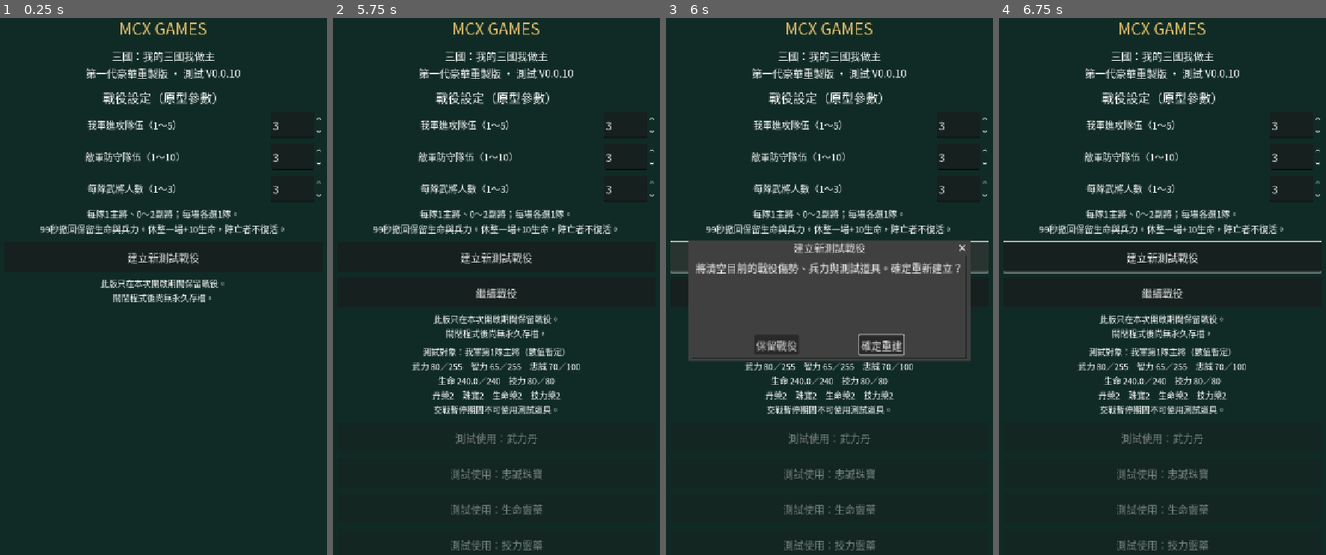
Above: before the commit, frames 1-4 (left to right).
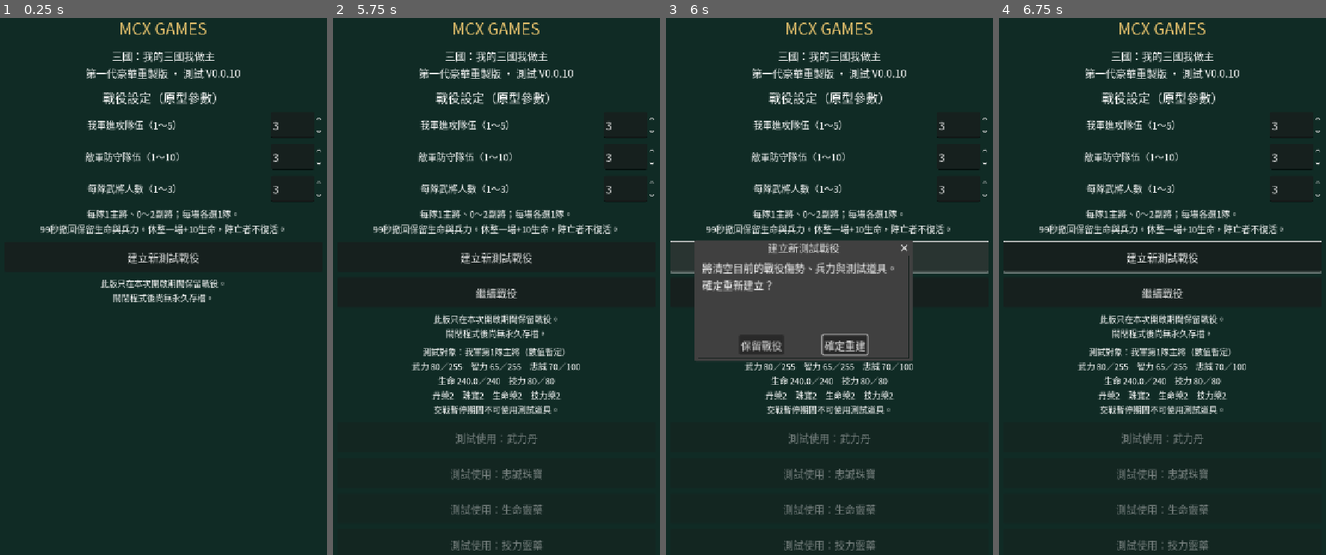
Above: after the commit, the same moments.

Repository: snowfire0918-ui/mcx-godot-test
Game: Godot game, scene res://scenes/main.tscn
Two runs of this game, one before a commit and one after it. Both use one fixed random seed, a clock stepped at 60 frames per second and the inputs below.
Inputs:
- Up to frame 1 (0.25 s): no input
- Up to frame 2 (5.75 s): click "建立新測試戰役" at 0.5 s; click "第1隊 · 1000兵 · 可出戰" at 1.25 s; click "第1隊 · 1000兵 · 可出戰" at 2 s; click "選定隊伍 · 出戰" at 2.75 s; click "暫停／返回首頁" at 3.5 s; click "繼續戰役" at 4.25 s; click "暫停／返回首頁" at 5 s
- Up to frame 3 (6 s): click "建立新測試戰役" at 5.75 s
- Up to frame 4 (6.75 s): click "保留戰役" at 6.5 s

Frames 1-2 are identical in both runs. In frame 3, 5.7% of the frame differs, in the area x 6-94%, y 41-64%; in frame 4, nothing differs.

Commit message:
fix: preserve campaign on Android Back and stop combat at squad defeat

Diff:
--- a/ci/capture_preview.gd
+++ b/ci/capture_preview.gd
@@ -25,11 +25,18 @@
     ui.campaign.elapsed = 99.0
     ui._process(0.0)
     await snap("withdrawal")
+    ui._show_home()
+    ui.notification(Node.NOTIFICATION_WM_GO_BACK_REQUEST)
+    await snap("exit-confirmation")
+    ui.notification(Node.NOTIFICATION_WM_GO_BACK_REQUEST)
     ui._show_selection()
     root.size = Vector2i(360, 800)
     await snap("selection-narrow")
+    ui._show_home()
+    ui.notification(Node.NOTIFICATION_WM_GO_BACK_REQUEST)
+    await snap("exit-confirmation-narrow")
     ui.free()
-    print("PREVIEW_CAPTURE: 5 desktop images saved in build/qa")
+    print("PREVIEW_CAPTURE: 7 desktop images saved in build/qa")
     quit()
 
 func snap(name: String) -> void:
--- a/scripts/main.gd
+++ b/scripts/main.gd
@@ -39,6 +39,7 @@
 var next_round_button: Button
 var resume_button: Button
 var reset_dialog: ConfirmationDialog
+var exit_dialog: ConfirmationDialog
 var attacker_count: SpinBox
 var defender_count: SpinBox
 var general_count: SpinBox
@@ -55,8 +56,25 @@
 var item_buttons: Array[Button] = []
 
 func _ready() -> void:
+    get_tree().quit_on_go_back = false
     _make_ui()
     _show_home()
+
+func _notification(what: int) -> void:
+    if not is_node_ready():
+        return
+    if what == NOTIFICATION_APPLICATION_PAUSED and active:
+        _show_home()
+    elif what == NOTIFICATION_WM_GO_BACK_REQUEST:
+        if reset_dialog.visible:
+            reset_dialog.hide()
+        elif exit_dialog.visible:
+            exit_dialog.hide()
+        elif not home.visible:
+            _show_home()
+        else:
+            exit_dialog.dialog_text = "退出後會清空本次戰役，尚無永久存檔。確定退出？" if campaign_started else "確定退出遊戲？"
+            exit_dialog.popup_centered(Vector2i(mini(560, int(size.x) - 24), 220))
 
 func _make_ui() -> void:
     ui_font = _chinese_font()
@@ -106,12 +124,22 @@
         item_buttons.append(button)
         home.add_child(button)
     reset_dialog = ConfirmationDialog.new()
+    reset_dialog.theme = theme
+    reset_dialog.dialog_autowrap = true
     reset_dialog.title = "建立新測試戰役"
     reset_dialog.dialog_text = "將清空目前的戰役傷勢、兵力與測試道具。確定重新建立？"
     reset_dialog.ok_button_text = "確定重建"
     reset_dialog.cancel_button_text = "保留戰役"
     reset_dialog.confirmed.connect(_new_campaign)
     add_child(reset_dialog)
+    exit_dialog = ConfirmationDialog.new()
+    exit_dialog.theme = theme
+    exit_dialog.dialog_autowrap = true
+    exit_dialog.title = "退出遊戲"
+    exit_dialog.ok_button_text = "確定退出"
+    exit_dialog.cancel_button_text = "繼續遊戲"
+    exit_dialog.confirmed.connect(get_tree().quit)
+    add_child(exit_dialog)
     selection = _column(layout)
     selection_info = _label("選隊出戰", 24)
     selection.add_child(selection_info)
@@ -367,8 +395,7 @@
     if not active:
         return
     # Settle existing defeat/timeout before moving, so a boundary cannot add extra damage.
-    if not campaign.advance(0.0).is_empty():
-        _finish_round()
+    if _settle_round_if_over():
         return
     var dt := minf(minf(maxf(delta, 0.0), 0.08), ROUND_SECONDS - campaign.elapsed)
     var living: Array = [[], []]
@@ -441,8 +468,12 @@
                     soldiers_visual[nearest] = target
                 s["cooldown"] = SOLDIER_ATTACK_INTERVAL * (1.3 if kind == 2 else 1.0)
                 s["attack_flash"] = 0.15
+                if general_target >= 0 and float(target["hp"]) <= 0.0 and _settle_round_if_over():
+                    return
             soldiers_visual[index] = s
     _move_generals(dt)
+    if not active:
+        return
     _recount_armies()
     # The timer measures elapsed play time even when rendering is slow.
     var result := campaign.advance(maxf(delta, 0.0))
@@ -451,6 +482,13 @@
         _finish_round()
     else:
         _refresh()
+
+func _settle_round_if_over() -> bool:
+    # Damage resolves sequentially: the final general's death ends all actor turns.
+    if campaign.advance(0.0).is_empty():
+        return false
+    _finish_round()
+    return true
 
 func _refresh_item_info() -> void:
     if item_info == null:
@@ -558,6 +596,8 @@
             else:
                 soldiers_visual[nearest] = target
             general["cooldown"] = GENERAL_ATTACK_INTERVAL
+            if enemy_general >= 0 and float(target["hp"]) <= 0.0 and _settle_round_if_over():
+                return
         generals[gi] = general
 
 func _draw_field() -> void:
--- a/tests/test_battle_simulation.gd
+++ b/tests/test_battle_simulation.gd
@@ -60,6 +60,37 @@
     ui.generals[3].merge({"x": 452.0, "hp": 20.0}, true)
     ui._process(0.016)
     check(ui.generals[3]["hp"] == 18.0, "generals attack enemy generals when all soldiers are gone")
+    # A squad loses immediately when its final general falls, even mid-frame.
+    ui.general_count.value = 1
+    ui._new_campaign()
+    ui.campaign.armies[0][1]["generals"][0]["hp"] = 100.0
+    ui._start_selected_round()
+    for s in ui.soldiers_visual:
+        s["hp"] = 0.0
+    ui.generals[0].merge({"hp": 0.5, "x": 100.0, "y": 80.0, "cooldown": 10.0}, true)
+    ui.generals[1].merge({"hp": 0.5, "x": 800.0, "y": 80.0, "cooldown": 10.0}, true)
+    ui.soldiers_visual[0].merge({"hp": 10.0, "x": 798.0, "y": 80.0, "cooldown": 0.0}, true)
+    ui.soldiers_visual[100].merge({"hp": 10.0, "x": 102.0, "y": 80.0, "cooldown": 0.0}, true)
+    ui._process(0.016)
+    check(ui.campaign.last_result == "attacker_victory", "first final-general death ends the round, not a later false draw")
+    check(ui.generals[0]["hp"] == 0.5, "defeated squad's soldiers cannot retaliate later in the frame")
+    ui._process(0.016)
+    check(ui.campaign.armies[0][1]["generals"][0]["hp"] == 110.0, "mid-frame settlement grants reserve healing exactly once")
+    # A general's killing blow also stops later allies from damaging the defeated squad.
+    ui.general_count.value = 3
+    ui._new_campaign()
+    ui._start_selected_round()
+    for s in ui.soldiers_visual:
+        s["hp"] = 0.0
+    for g in ui.generals:
+        g["hp"] = 0.0
+    ui.generals[0].merge({"hp": 0.5, "x": 450.0, "y": 80.0, "cooldown": 0.0}, true)
+    ui.generals[1].merge({"hp": 240.0, "x": 800.0, "y": 80.0, "cooldown": 0.0}, true)
+    ui.generals[3].merge({"hp": 0.5, "x": 452.0, "y": 80.0, "cooldown": 10.0}, true)
+    ui.soldiers_visual[100].merge({"hp": 10.0, "x": 802.0, "y": 80.0, "cooldown": 10.0}, true)
+    ui._process(0.016)
+    check(ui.campaign.last_result == "attacker_victory" and ui.soldiers_visual[100]["hp"] == 10.0,
+        "general killing blow stops subsequent actors before extra casualties")
     ui.free()
     print("BATTLE_SIMULATION_TESTS: ", checks - failures, "/", checks, " passed")
     quit(1 if failures > 0 else 0)
--- a/tests/test_battle_ui.gd
+++ b/tests/test_battle_ui.gd
@@ -19,6 +19,7 @@
     var ui = load("res://scenes/main.tscn").instantiate()
     root.add_child(ui)
     ui.set_process(false)
+    check(not quit_on_go_back, "Android Back must not automatically quit the in-memory campaign")
     if not ui.has_method("_new_campaign"):
         check(false, "selection and campaign integration is missing")
         ui.free()
@@ -47,6 +48,28 @@
     check(ui.campaign.elapsed == saved_elapsed, "home navigation pauses the encounter")
     ui._resume_campaign()
     check(ui.active and ui.generals[0]["hp"] == 17.5, "resume preserves the same running encounter")
+    # OS navigation must follow the same state-preserving path as the on-screen button.
+    ui.notification(Node.NOTIFICATION_WM_GO_BACK_REQUEST)
+    check(ui.home.visible and not ui.active, "Android Back pauses combat and returns home")
+    ui._process(5.0)
+    check(ui.campaign.elapsed == saved_elapsed and ui.generals[0]["hp"] == 17.5 and ui.soldiers_visual[0]["hp"] == 2.25,
+        "Android Back preserves the exact clock, general HP and soldier injury")
+    ui.notification(Node.NOTIFICATION_WM_GO_BACK_REQUEST)
+    var exit_confirmation = ui.get("exit_dialog")
+    check(exit_confirmation != null and exit_confirmation.visible, "Back from home asks before discarding a campaign")
+    ui.notification(Node.NOTIFICATION_WM_GO_BACK_REQUEST)
+    check(exit_confirmation != null and not exit_confirmation.visible, "Back cancels the exit confirmation")
+    ui._resume_campaign()
+    check(ui.active and ui.generals[0]["hp"] == 17.5, "cancelled exit can resume the same encounter")
+    ui.notification(Node.NOTIFICATION_APPLICATION_PAUSED)
+    ui.notification(Node.NOTIFICATION_APPLICATION_RESUMED)
+    check(ui.home.visible and not ui.active, "background and foreground leave combat safely paused")
+    ui._process(5.0)
+    check(ui.campaign.elapsed == saved_elapsed, "background time is not counted as combat time")
+    ui._request_new_campaign()
+    ui.notification(Node.NOTIFICATION_WM_GO_BACK_REQUEST)
+    check(not ui.reset_dialog.visible and ui.generals[0]["hp"] == 17.5, "Back cancels campaign reset without erasing state")
+    ui._resume_campaign()
     ui.generals[0]["hp"] = 0.0
     check(not ui._team_defeated(0), "commander death with living deputy is not team defeat")
     for g in ui.generals:
Not shown, changed: docs/verification-v0.0.10.md
